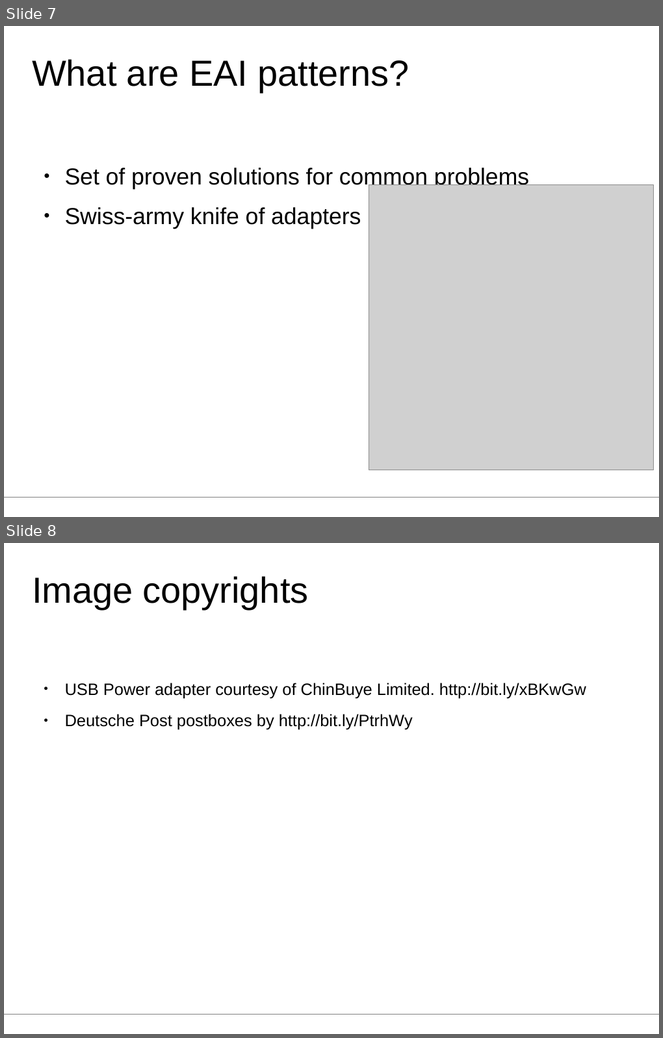
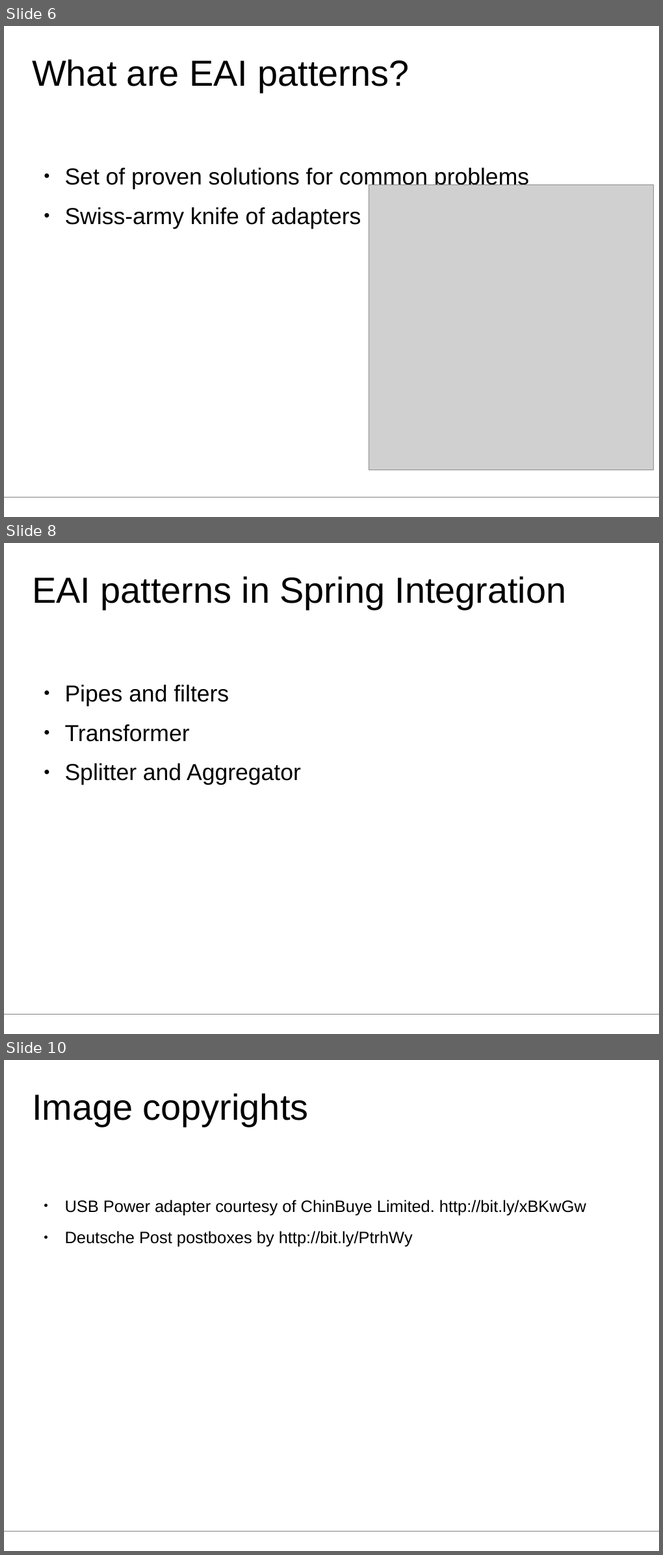
Before and after one commit to aheusingfeld/javaone2012, a slide deck: slides/eai-slides.odp. Shown one above the other, each under a label of ours: slides 7 and 8 before the commit, slides 6, 8 and 10 after it; the slides between them are not shown. The pictures are 663x1038 and 663x1555 pixels, drawn with LibreOffice and Linux fonts; fonts in the diff are those of the drawing; grey boxes stand for pictures. Boxes give left, top, right and bottom in pixels: in the first picture for what was removed or moved away, otherwise in the second. Text is boxed around its words. In the diff, an @@ line names an element or a change of style, - is before the commit and + after.

```diff
--- a/slides/eai-slides.odp
+++ b/slides/eai-slides.odp
@@ slide 8 added at (4, 543, 659, 1034), background #FFFFFF; not listed: 1 template element that a slide beside it also shows @@
@@ title added at (32, 576, 567, 609), 44 pt, text #000000 @@
+EAI patterns in Spring Integration
@@ text added at (65, 685, 301, 785), 28 pt, text #000000 @@
+● Pipes and filters
+● Transformer
+● Splitter and Aggregator
@@ what was slide 7 is now slide 6 @@
@@ what was slide 8 is now slide 10 @@
```
Also in this commit, not shown: 2 other slides added, 1 slide removed.
